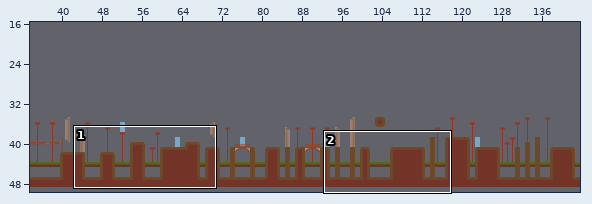
An edit to a level. Tiled map, assets/map_tiled.tmx. Above, an overview of the earlier version with the close-up marked.
Close-up. Old version:
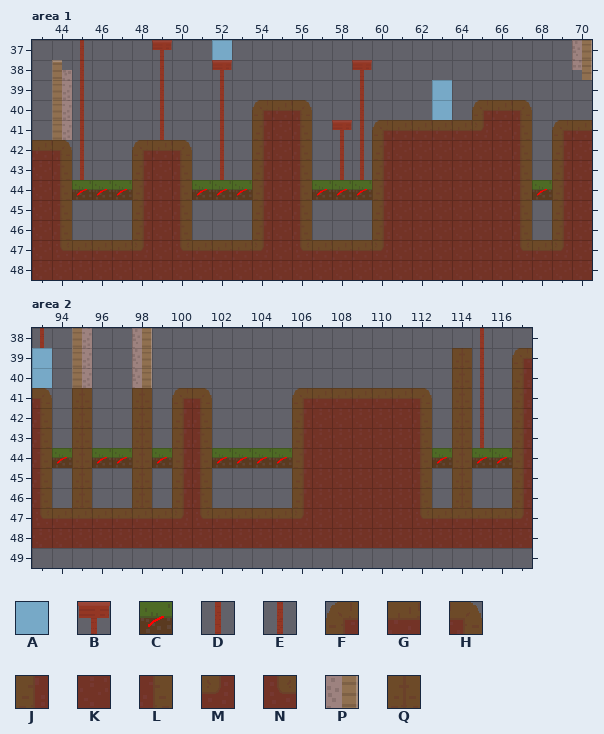
Cells are 32x32 px. Shown: area 1 x 43..70, y 37..48; area 2 x 93..117, y 38..49. The commit also changed other parts of the map, which this record leaves out.
Key: from "tileset3": A 4; from "tilesettest": B 6, C 29, D 35, E 64, F 67, G 68, H 69, J 96, K 97, L 98, M 128, N 129, P 145, Q 196.
_ is an empty cell, # one hidden under a higher layer.
Layers that did not change in this view are not listed.
Layer "calquedecor2" before, area 1, first column x 52:
40 E______E______
41 D______D______
42 E_____DE______
43 D_____DD______
44 #_____##______
45 ______________
46 ______________
47 ______________
48 ______________
Layer "calquetuile" before, area 1, first column x 51:
37 _A_________________
38 _B______B__________
39 ____________A______
40 ___FGH______A_FGH__
41 ___JKL_B_FGGGGMKL_F
42 ___JKL___JKKKKKKL_J
43 ___JKL___JKKKKKKL_J
44 ___JKL___JKKKKKKL_J
45 ___JKL___JKKKKKKL_J
46 ___JKL___JKKKKKKL_J
47 GGGMKNGGGMKKKKKKNGM
48 KKKKKKKKKKKKKKKKKKK
Layer "calqueeau" before, area 1, first column x 43:
40 ____________________________
41 ____________________________
42 ____________________________
43 ____________________________
44 __CCC___CCC___CCC________C__
45 ____________________________
46 ____________________________
47 ____________________________
Layer "calquetuile" before, area 2, first column x 97:
39 _P_______________Q
40 _P_______________Q
41 _Q_FH____FGGGGGH_Q
42 _Q_JL____JKKKKKL_Q
43 _Q_JL____JKKKKKL_Q
44 _Q_JL____JKKKKKL_Q
45 _Q_JL____JKKKKKL_Q
46 _Q_JL____JKKKKKL_Q
47 GGGMNGGGGMKKKKKNGG
48 KKKKKKKKKKKKKKKKKK
49 __________________
Layer "calqueeau" before, area 2, first column x 93:
40 _________________________
41 _________________________
42 _________________________
43 _________________________
44 _C_CC_C__CCCC_______C_CC_
45 _________________________
46 _________________________
47 _________________________
The result:
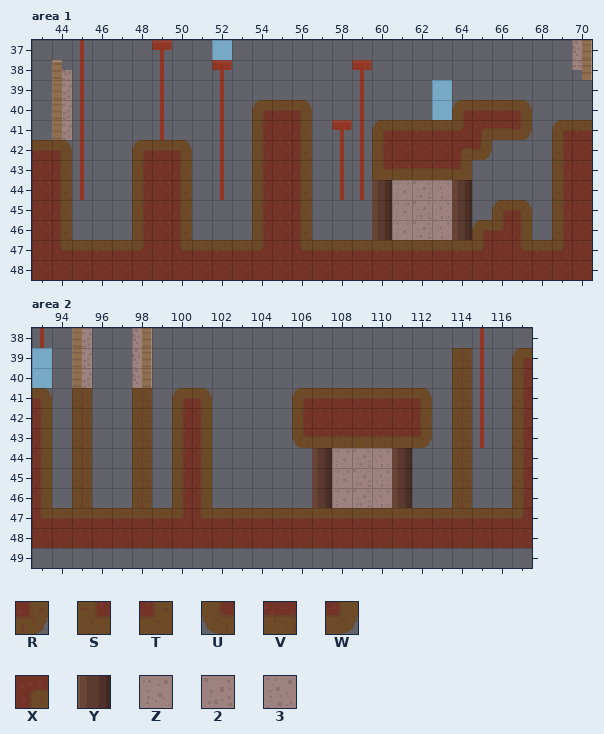
Further tiles: from "tilesettest": R 67 turned 180, S 99 turned 180, T 100 turned 180, U 125, V 126, W 127, X 129 turned 90, Y 236, Z 261, 2 262, 3 263.
Diff:
{"where": "layer \"calquedecor2\", area 1"}
{"y":44,"x":61,"old":"___","new":"Z23"}
{"y":45,"x":61,"old":"___","new":"Z23"}
{"y":46,"x":61,"old":"___","new":"Z23"}
{"where": "layer \"calquetuile\", area 1"}
{"y":40,"x":64,"old":"_F","new":"FG"}
{"y":41,"x":64,"old":"GMKL","new":"MXVR"}
{"y":42,"x":64,"old":"KKKL","new":"XR__"}
{"y":43,"x":60,"old":"JKKKKKKL","new":"SVVVT___"}
{"y":44,"x":60,"old":"JKKKKKKL","new":"________"}
{"y":45,"x":60,"old":"JKKKKKKL","new":"______FH"}
{"y":46,"x":60,"old":"JKKKKKK","new":"_____FM"}
{"y":47,"x":60,"old":"MKKKKK","new":"GGGGGM"}
{"where": "layer \"calquepoteau\", area 1"}
{"y":44,"x":60,"old":"_","new":"Y"}
{"y":44,"x":64,"old":"_","new":"Y"}
{"y":45,"x":60,"old":"_","new":"Y"}
{"y":45,"x":64,"old":"_","new":"Y"}
{"y":46,"x":60,"old":"_","new":"Y"}
{"y":46,"x":64,"old":"_","new":"Y"}
{"where": "layer \"calqueeau\" (removed), area 1"}
{"y":44,"x":45,"old":"CCC","new":"___"}
{"y":44,"x":51,"old":"CCC","new":"___"}
{"y":44,"x":57,"old":"CCC","new":"___"}
{"y":44,"x":68,"old":"C","new":"_"}
{"where": "layer \"calquedecor2\", area 2"}
{"y":44,"x":108,"old":"___","new":"Z23"}
{"y":45,"x":108,"old":"___","new":"Z23"}
{"y":46,"x":108,"old":"___","new":"Z23"}
{"where": "layer \"calquetuile\", area 2"}
{"y":43,"x":106,"old":"JKKKKKL","new":"UVVVVVW"}
{"y":44,"x":106,"old":"JKKKKKL","new":"_______"}
{"y":45,"x":106,"old":"JKKKKKL","new":"_______"}
{"y":46,"x":106,"old":"JKKKKKL","new":"_______"}
{"y":47,"x":106,"old":"MKKKKKN","new":"GGGGGGG"}
{"where": "layer \"calquepoteau\", area 2"}
{"y":44,"x":107,"old":"_","new":"Y"}
{"y":44,"x":111,"old":"_","new":"Y"}
{"y":45,"x":107,"old":"_","new":"Y"}
{"y":45,"x":111,"old":"_","new":"Y"}
{"y":46,"x":107,"old":"_","new":"Y"}
{"y":46,"x":111,"old":"_","new":"Y"}
{"where": "layer \"calqueeau\" (removed), area 2"}
{"y":44,"x":94,"old":"C","new":"_"}
{"y":44,"x":96,"old":"CC","new":"__"}
{"y":44,"x":99,"old":"C","new":"_"}
{"y":44,"x":102,"old":"CCCC","new":"____"}
{"y":44,"x":113,"old":"C","new":"_"}
{"y":44,"x":115,"old":"CC","new":"__"}
{"label":"changed","picture_box":[312,100,552,260]}
{"label":"removed","picture_box":[72,180,132,200]}
{"label":"removed","picture_box":[192,180,252,200]}
{"label":"changed","picture_box":[212,429,452,528]}
{"label":"removed","picture_box":[52,448,72,468]}
{"label":"removed","picture_box":[92,448,132,468]}
{"label":"removed","picture_box":[152,448,172,468]}
{"label":"removed","picture_box":[472,448,512,468]}
